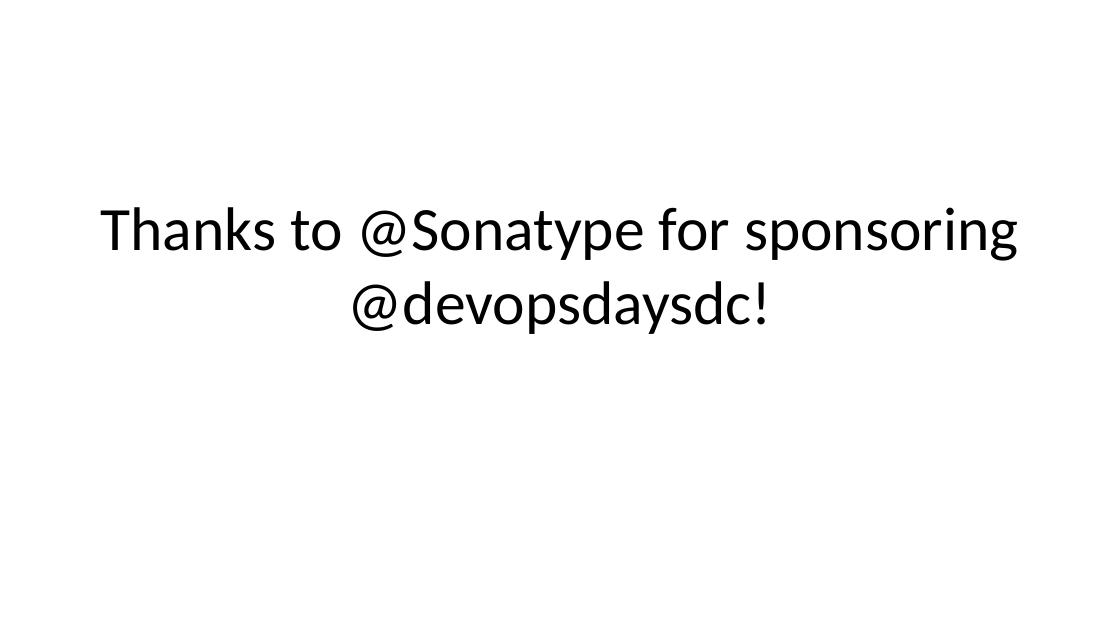
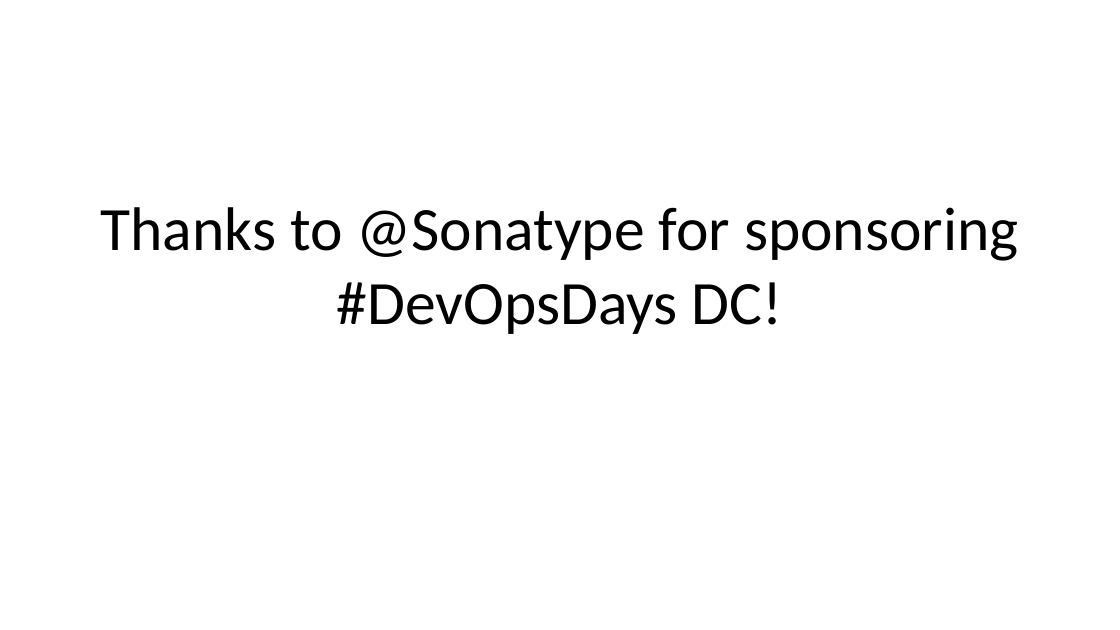
Before and after one commit to DevOpsDaysDC/planning, a slide deck: slide 12 of sponsor_pitches.pptx (slide 10 before the commit). Drawn at 1120x630 pixels with LibreOffice and Linux fonts; fonts in the diff are those of the drawing; background and template pictures are left out. Boxes give left, top, right and bottom in pixels: in the first picture for what was removed or moved away, otherwise in the second. Text is boxed around its words. In the diff, an @@ line names an element or a change of style, - is before the commit and + after.

```diff
--- a/sponsor_pitches.pptx
+++ b/sponsor_pitches.pptx
@@ title at [100, 207, 1019, 334]: text changed @@
-Thanks to @Sonatype for sponsoring @devopsdaysdc!
+Thanks to @Sonatype for sponsoring #DevOpsDays DC!
```
Also in this commit, not shown: 14 other slides changed, 5 slides added, 3 other files.
